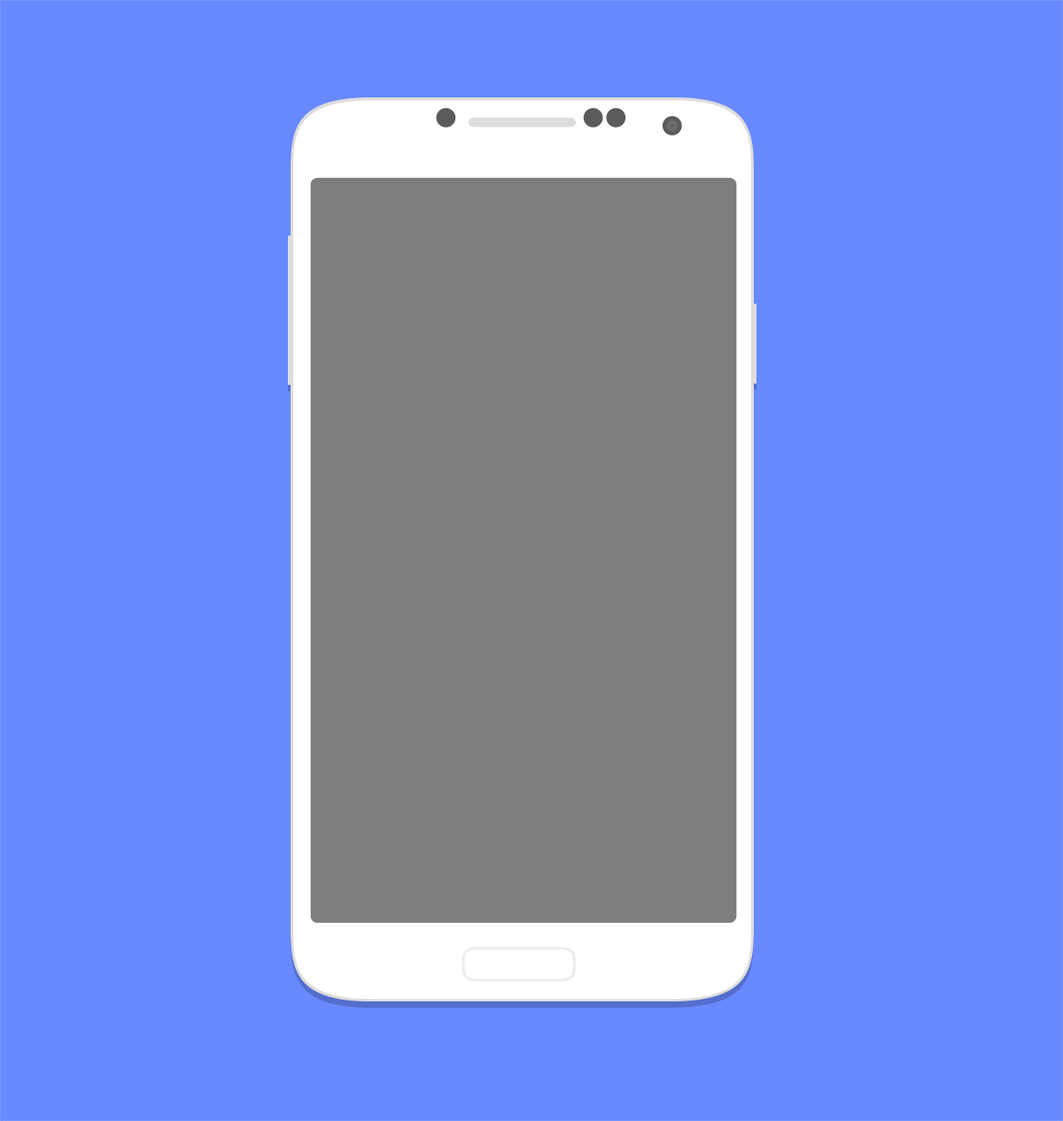
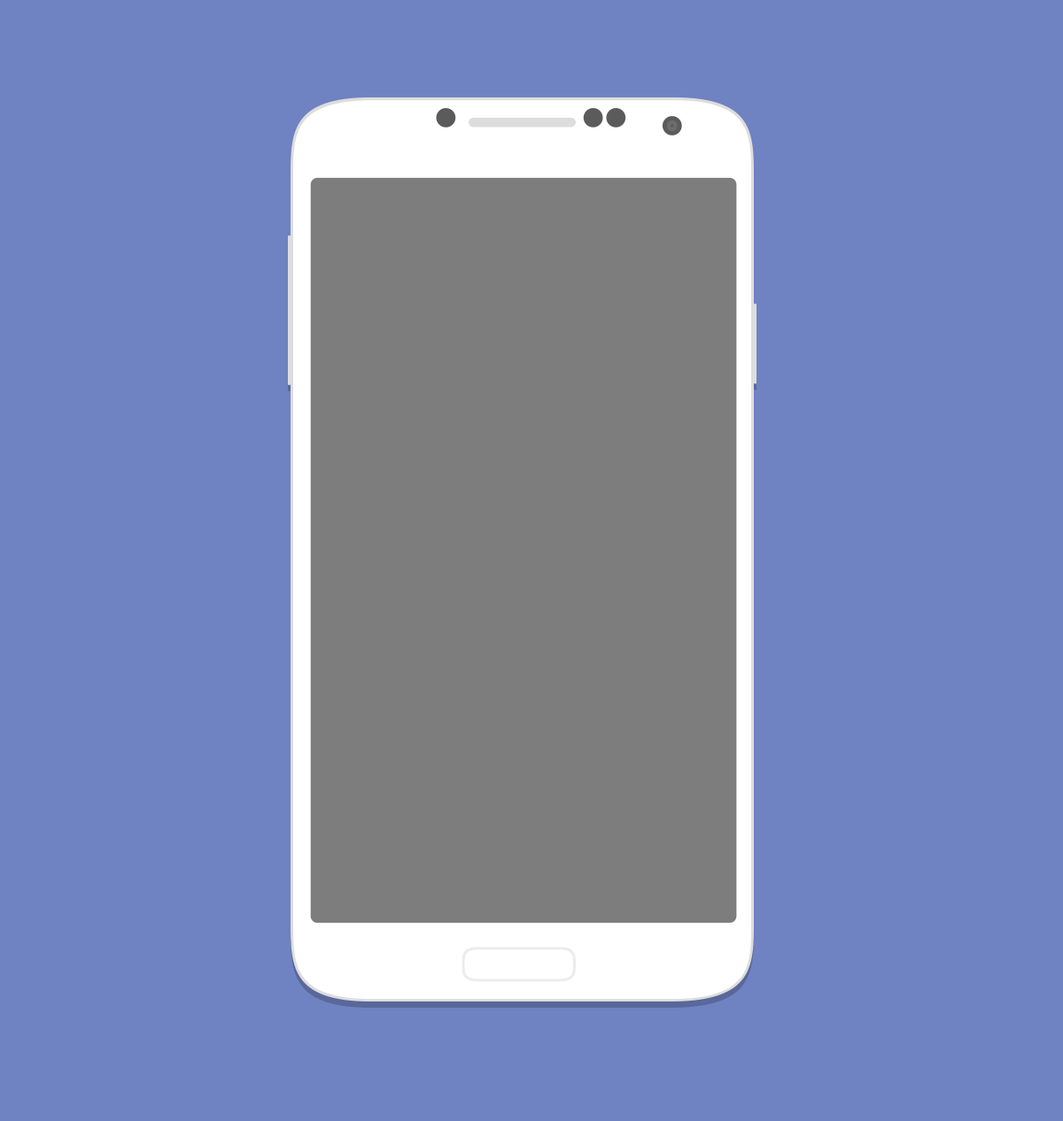
Revision of a layered 1063 x 1121 image; what changed, layer by layer:
painted on "Background" over left=0, top=0, right=1063, bottom=1121
